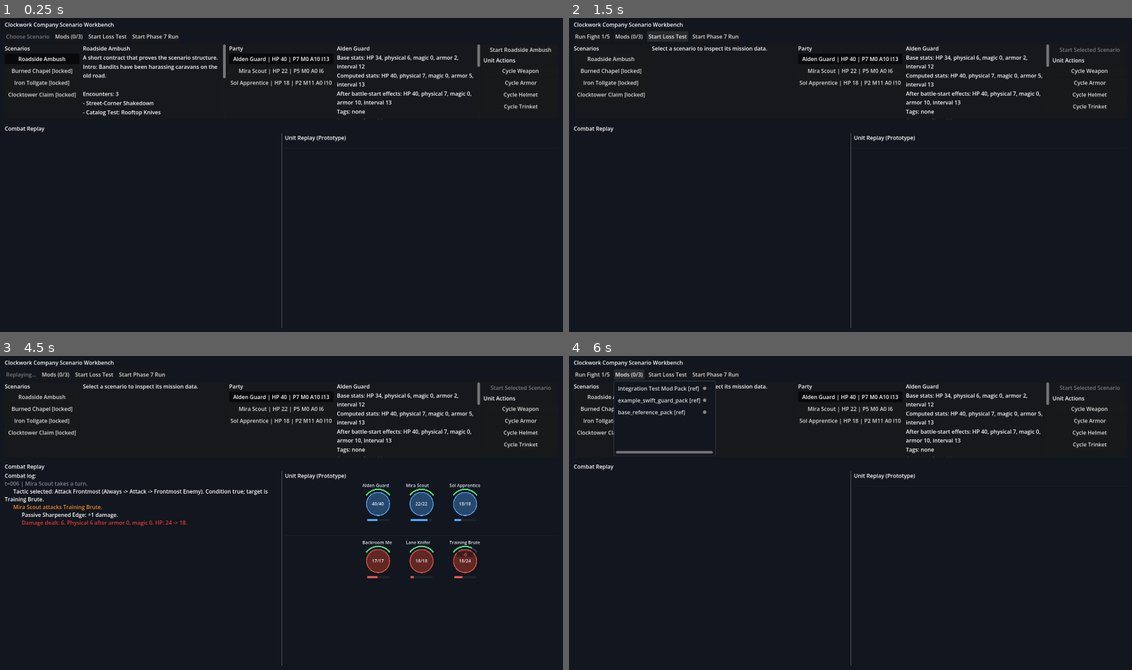
Above: before the commit, frames 1-4 (two rows, left to right).
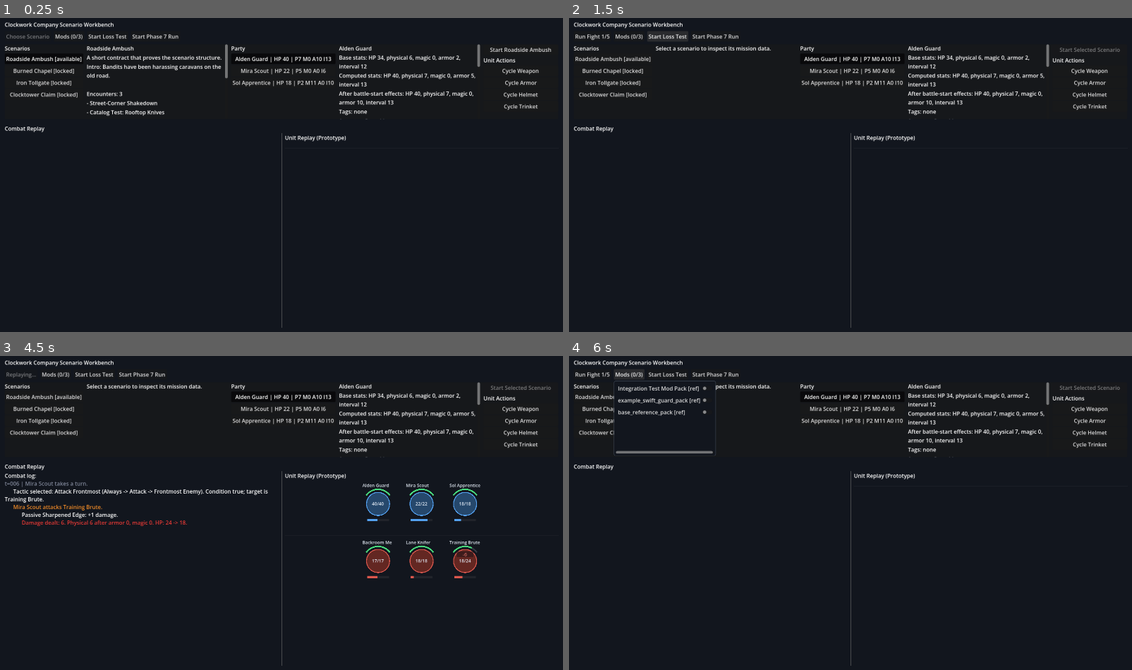
Above: after the commit, the same moments.

Repository: aqvm/clockwork-company
Game: Godot game, scene res://scenes/combat_test_scene.tscn
Same seed, same stepped clock (60 frames per second), same inputs: the game is played once before the commit and once after it.
Inputs:
- Up to frame 1 (0.25 s): no input
- Up to frame 2 (1.5 s): click "Start Loss Test" at 0.5 s; click "Start Loss Test" at 1.25 s
- Up to frame 3 (4.5 s): click "Start Loss Test" at 2 s; click "Start Phase 7 Run" at 2.75 s; click "Start Phase 7 Run" at 3.5 s; click "Run Fight 1/5" at 4.25 s
- Up to frame 4 (6 s): click "Start Loss Test" at 5 s; click "Mods (0/3)" at 5.75 s

The runs differ from the first frame. In frame 1, 2.9% of the frame differs, in the area x 1-85%, y 8-33%; in frame 2, 2.1%; in frame 3, 2.1%; in frame 4, 1.8%.

Commit message:
Clarify scenario selection states

Diff:
--- a/clockwork-company/scripts/ui/combat_test_scene.gd
+++ b/clockwork-company/scripts/ui/combat_test_scene.gd
@@ -411,7 +411,7 @@
 
 func _update_campaign_controls() -> void:
 	var scenarios: Array = []
-	if campaign_manager != null and active_campaign_scenario_id.is_empty() and not replay_is_active:
+	if campaign_manager != null and not replay_is_active:
 		scenarios = campaign_manager.all_scenarios()
 	if scenario_list_panel != null:
 		var progress = campaign_manager.progress if campaign_manager != null else null
@@ -487,6 +487,7 @@
 			selected_scenario,
 			selected_unit,
 			selected_unit_name,
+			_scenario_campaign_status(selected_scenario),
 			_selected_scenario_can_start(),
 			not active_campaign_scenario_id.is_empty(),
 			replay_is_active,
@@ -508,6 +509,8 @@
 func _scenario_campaign_status(scenario: Resource) -> String:
 	if scenario == null or campaign_manager == null:
 		return "unknown"
+	if active_campaign_scenario_id == scenario.scenario_id:
+		return "active"
 	if campaign_manager.progress.completed_scenario_ids.has(scenario.scenario_id):
 		return "complete"
 	if campaign_manager.progress.is_scenario_unlocked(scenario.scenario_id):
--- a/clockwork-company/scripts/ui/scenario_detail_panel.gd
+++ b/clockwork-company/scripts/ui/scenario_detail_panel.gd
@@ -31,7 +31,7 @@
 			_add_resource_text(encounter, "- %s" % encounter.display_name)
 	_add_plain_text("Party size: %d" % scenario.party_size)
 	_add_plain_text("Recommended level: %d-%d" % [scenario.recommended_level_min, scenario.recommended_level_max])
-	_add_plain_text("Status: %s" % status_text)
+	_add_plain_text("Status: %s" % _status_summary(status_text))
 	_add_plain_text("Tags: %s" % _join_values(scenario.tags, ", "))
 	_add_plain_text("Content unlocks: %s" % _join_values(scenario.content_unlocks, ", "))
 	if not scenario.story_outro.is_empty():
@@ -98,3 +98,15 @@
 			text += separator
 		text += String(value)
 	return text
+
+
+func _status_summary(status_text: String) -> String:
+	if status_text == "active":
+		return "active - finish the current scenario before starting another"
+	if status_text == "available":
+		return "available - ready to start"
+	if status_text == "complete":
+		return "complete - campaign replay is not implemented yet"
+	if status_text == "locked":
+		return "locked - complete prerequisite scenarios first"
+	return status_text
--- a/clockwork-company/scripts/ui/scenario_list_panel.gd
+++ b/clockwork-company/scripts/ui/scenario_list_panel.gd
@@ -17,12 +17,7 @@
 		if scenario == null:
 			continue
 		var button := Button.new()
-		var state_text := ""
-		if campaign_progress != null and campaign_progress.completed_scenario_ids.has(scenario.scenario_id):
-			state_text = " [complete]"
-		elif campaign_progress != null and not campaign_progress.is_scenario_unlocked(scenario.scenario_id):
-			state_text = " [locked]"
-		button.text = "%s%s" % [scenario.display_name, state_text]
+		button.text = "%s [%s]" % [scenario.display_name, _state_label(scenario, campaign_progress)]
 		button.toggle_mode = true
 		button.button_pressed = selected_scenario != null and selected_scenario.scenario_id == scenario.scenario_id
 		button.pressed.connect(_on_scenario_button_pressed.bind(scenario))
@@ -32,6 +27,18 @@
 
 func _on_scenario_button_pressed(scenario: Resource) -> void:
 	scenario_selected.emit(scenario)
+
+
+func _state_label(scenario: Resource, campaign_progress) -> String:
+	if campaign_progress == null:
+		return "debug"
+	if campaign_progress.current_scenario_id == scenario.scenario_id:
+		return "active"
+	if campaign_progress.completed_scenario_ids.has(scenario.scenario_id):
+		return "complete"
+	if campaign_progress.is_scenario_unlocked(scenario.scenario_id):
+		return "available"
+	return "locked"
 
 
 func _bind_resource_tooltip(control: Control, resource: Resource) -> void:
--- a/clockwork-company/scripts/ui/unit_action_panel.gd
+++ b/clockwork-company/scripts/ui/unit_action_panel.gd
@@ -10,6 +10,7 @@
 	selected_scenario: Resource,
 	selected_unit: UnitDefinition,
 	selected_unit_name: String,
+	selected_scenario_status: String,
 	can_start_scenario: bool,
 	has_active_campaign_scenario: bool,
 	is_replay_active: bool,
@@ -17,7 +18,7 @@
 	equip_options: Array
 ) -> void:
 	_clear_children()
-	_add_start_button(selected_scenario, can_start_scenario, has_active_campaign_scenario, is_replay_active)
+	_add_start_button(selected_scenario, selected_scenario_status, can_start_scenario, has_active_campaign_scenario, is_replay_active)
 
 	if selected_unit == null:
 		return
@@ -35,15 +36,28 @@
 
 func _add_start_button(
 	selected_scenario: Resource,
+	selected_scenario_status: String,
 	can_start_scenario: bool,
 	has_active_campaign_scenario: bool,
 	is_replay_active: bool
 ) -> void:
 	var button := Button.new()
-	button.text = "Start %s" % selected_scenario.display_name if selected_scenario != null else "Start Selected Scenario"
+	button.text = _start_button_text(selected_scenario, selected_scenario_status)
 	button.disabled = selected_scenario == null or has_active_campaign_scenario or is_replay_active or not can_start_scenario
 	button.pressed.connect(_on_start_button_pressed)
 	add_child(button)
+
+
+func _start_button_text(selected_scenario: Resource, selected_scenario_status: String) -> String:
+	if selected_scenario == null:
+		return "Start Selected Scenario"
+	if selected_scenario_status == "locked":
+		return "Locked: %s" % selected_scenario.display_name
+	if selected_scenario_status == "complete":
+		return "Complete: %s" % selected_scenario.display_name
+	if selected_scenario_status == "active":
+		return "Active: %s" % selected_scenario.display_name
+	return "Start %s" % selected_scenario.display_name
 
 
 func _show_planning_or_locked_actions(has_active_campaign_scenario: bool) -> void:
Not shown, changed: ARCHITECTURE.md
Not shown, changed: LEARNING_LOG.md
Not shown, changed: TODO.md
